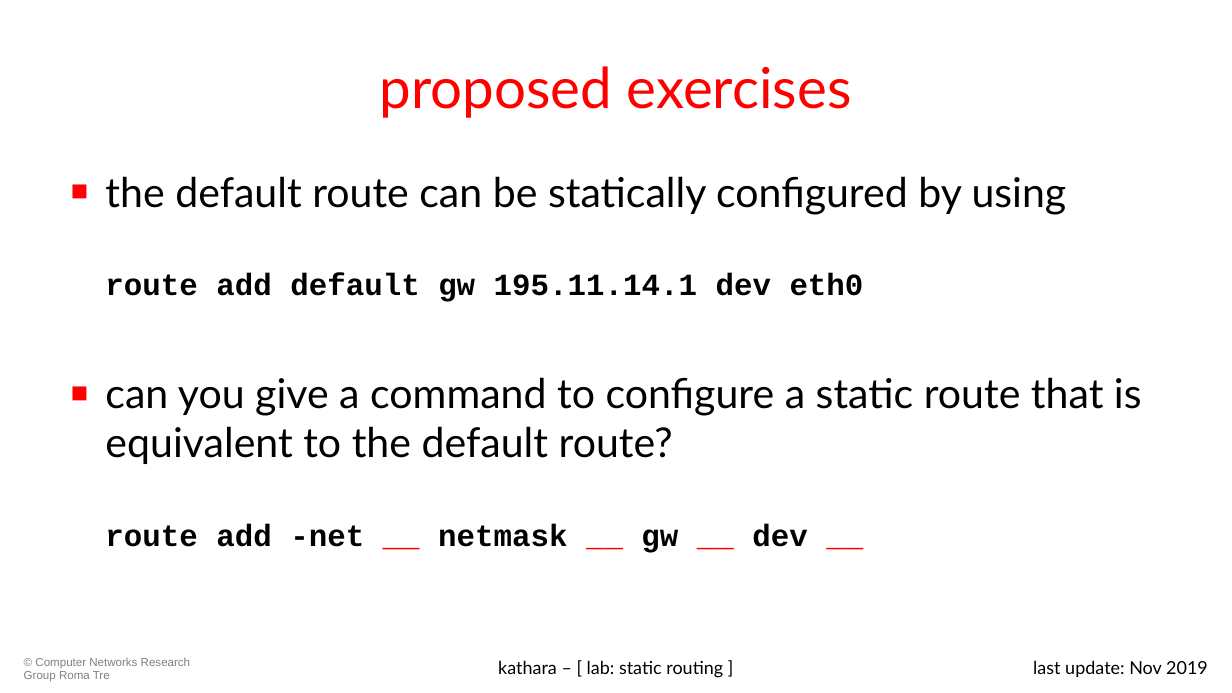
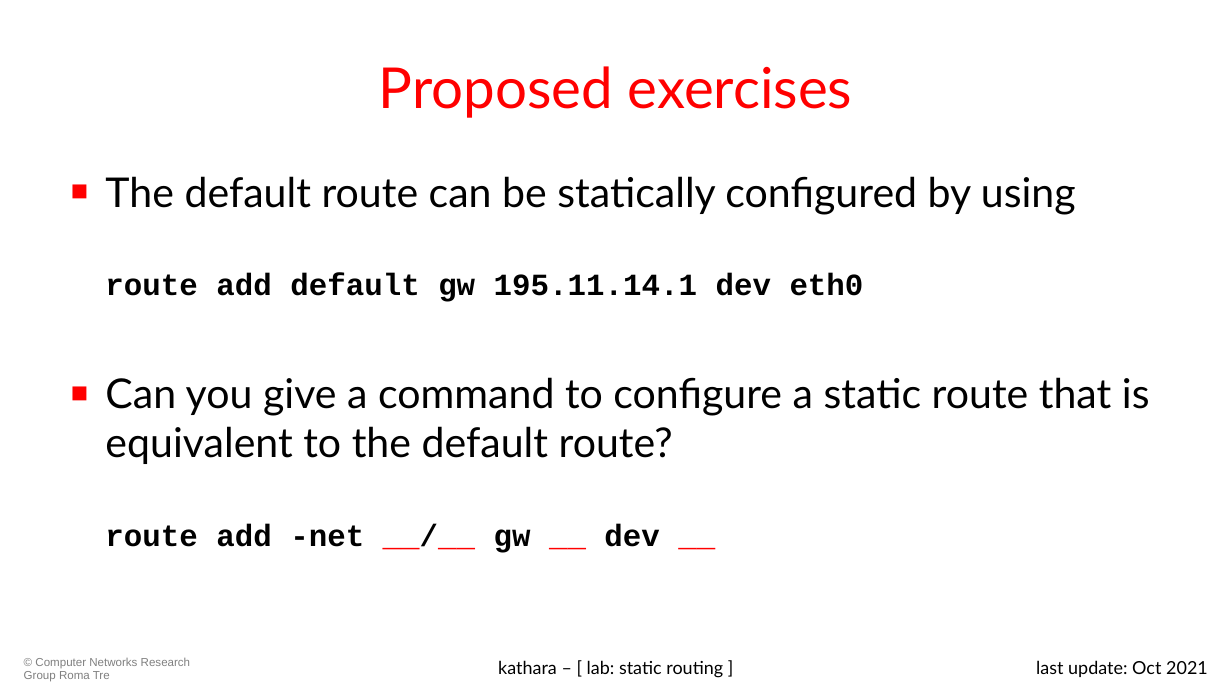
Before and after one commit to KatharaFramework/Kathara-Labs, a slide deck: slide 17 of Basic Topics/Static routing/004-kathara-lab_static-routing.pptx (slide 19 before the commit). Drawn at 1232x693 pixels with LibreOffice and Linux fonts; fonts in the diff are those of the drawing. Boxes give left, top, right and bottom in pixels: in the first picture for what was removed or moved away, otherwise in the second. Text is boxed around its words. In the diff, an @@ line names an element or a change of style, - is before the commit and + after.

```diff
--- a/Basic Topics/Static routing/004-kathara-lab_static-routing.pptx
+++ b/Basic Topics/Static routing/004-kathara-lab_static-routing.pptx
@@ title at box(379, 66, 853, 118): text changed @@
-proposed exercises
+Proposed exercises
@@ text at box(105, 176, 1150, 553): text changed @@
-■ the default route can be statically configured by using
-  route add default gw 195.11.14.1 dev eth0
-■ can you give a command to configure a static route that is equivalent to the default route?
-  route add -net __ netmask __ gw __ dev __
+■ The default route can be statically configured by using
+  route add default gw 195.11.14.1 dev eth0
+■ Can you give a command to configure a static route that is equivalent to the default route?
+  route add -net __/__ gw __ dev __
@@ text at box(1036, 660, 1208, 677): text changed @@
-last update: Nov 2019
+last update: Oct 2021
```
Also in this commit, not shown: 17 other slides changed, 2 slides removed, 9 other files.
